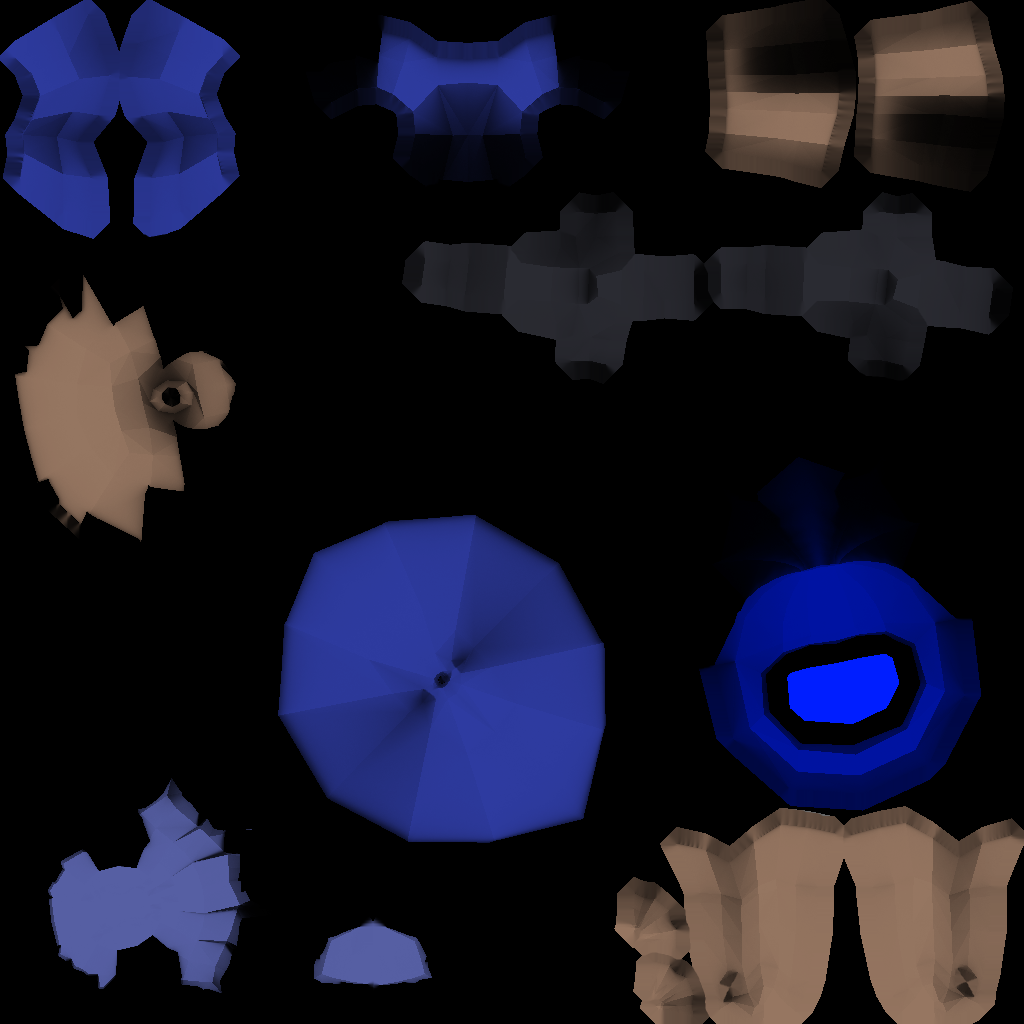
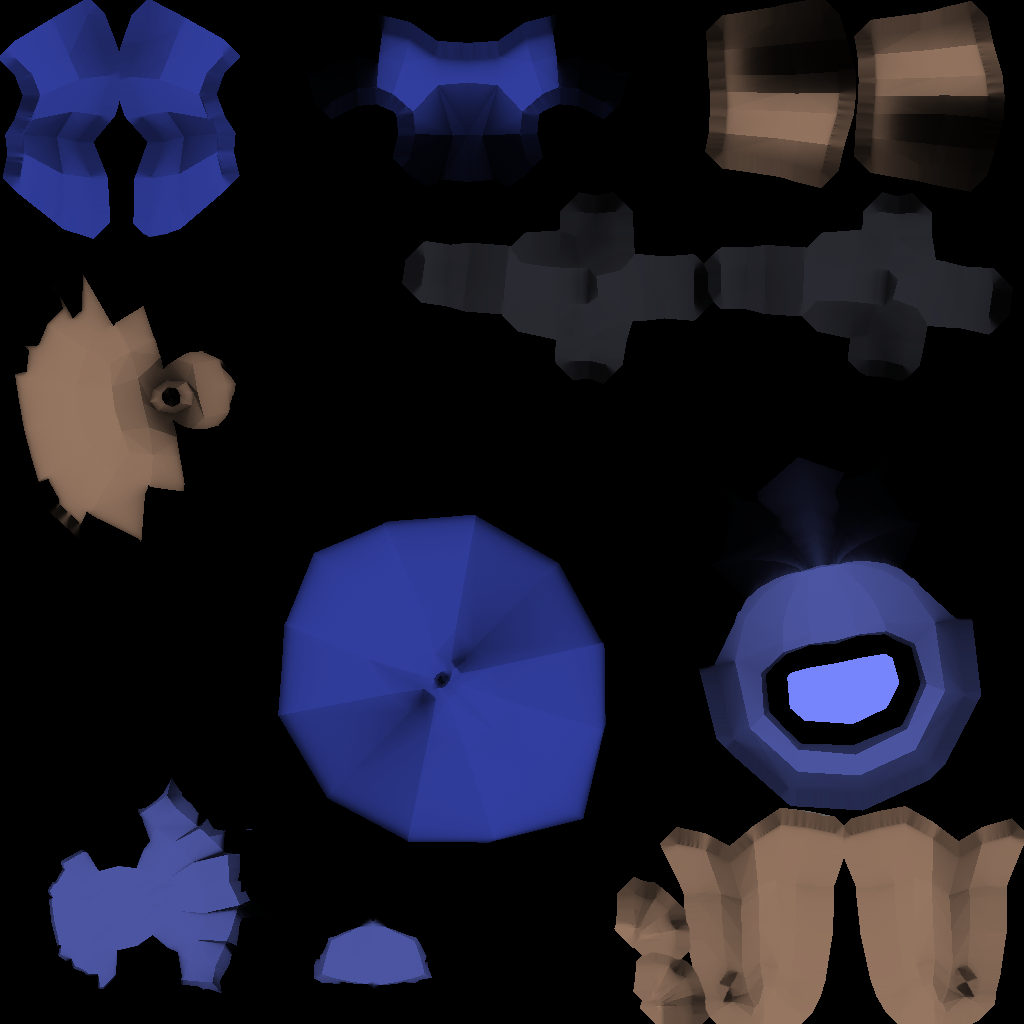
Revision of a layered 1024x1024 image; what changed, layer by layer:
painted on "Sleeves" over [0, 0, 240, 239]
painted on "Pants" over [377, 36, 559, 123]
painted on "Cape" over [699, 457, 981, 814]
painted on "Body" over [225, 515, 605, 898]
painted on "Hair" over [48, 695, 547, 993]
